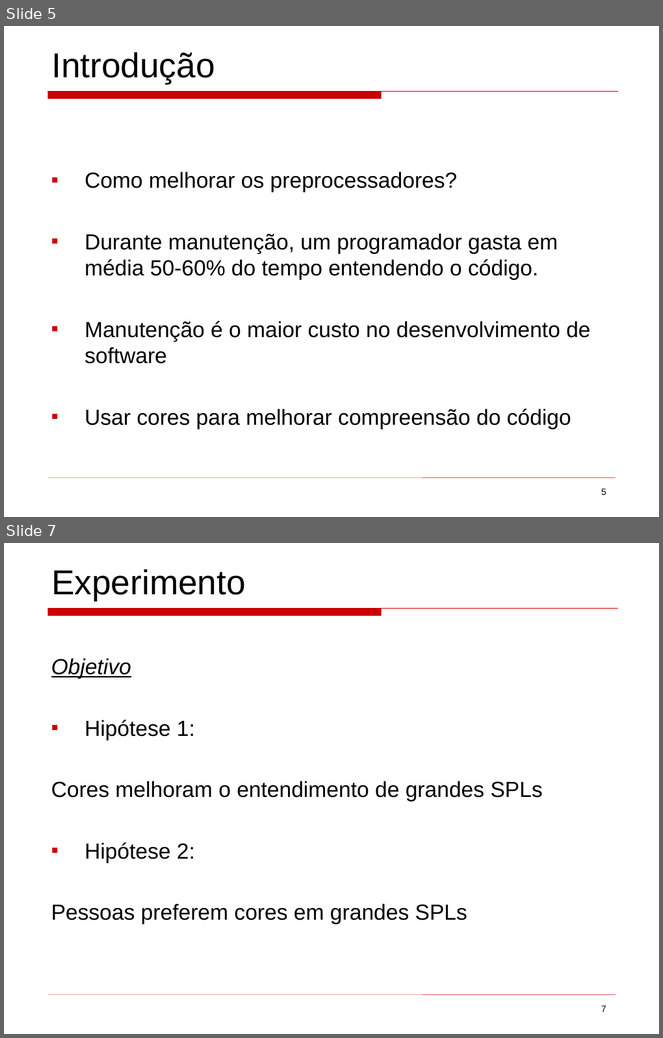
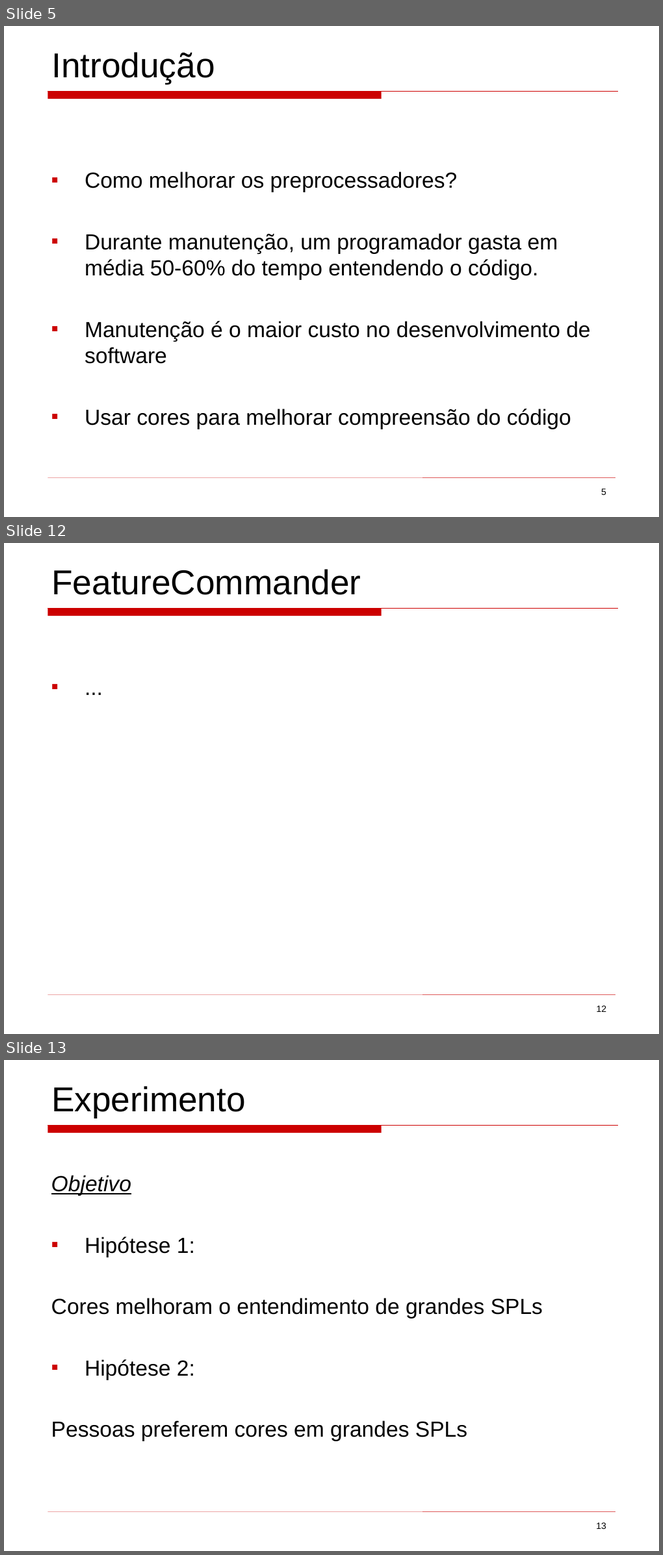
Before and after one commit to mateus51/TPs, a slide deck: ArqSoft/Seminários/background_colors_program_comprehension.ppt. Shown one above the other, each under a label of ours: slides 5 and 7 before the commit, slides 5, 12 and 13 after it; the slides between them are not shown. The pictures are 663x1038 and 663x1555 pixels, drawn with LibreOffice and Linux fonts; fonts in the diff are those of the drawing. Boxes give left, top, right and bottom in pixels: in the first picture for what was removed or moved away, otherwise in the second. Text is boxed around its words. In the diff, an @@ line names an element or a change of style, - is before the commit and + after.

Commit message:
ArqSoft: presentation FeatureCommander

```diff
--- a/ArqSoft/Seminários/background_colors_program_comprehension.ppt
+++ b/ArqSoft/Seminários/background_colors_program_comprehension.ppt
@@ slide 12 added at [4, 543, 659, 1034], background #FFFFFF; not listed: 2 template elements that a slide beside it also shows @@
@@ text added at [51, 569, 361, 595], 38 pt, text #000000 @@
+FeatureCommander
@@ text added at [44, 609, 618, 1001], 24 pt, text #000000 @@
+▪ ...
@@ page number added at [597, 1006, 607, 1012], 10 pt, text #000000 @@
+12
@@ what was slide 7 is now slide 13 @@
@@ page number at [596, 1523, 607, 1529]: text changed @@
-7
+13
```
Also in this commit, not shown: 2 slides changed, 7 other slides added, 26 slides removed.
